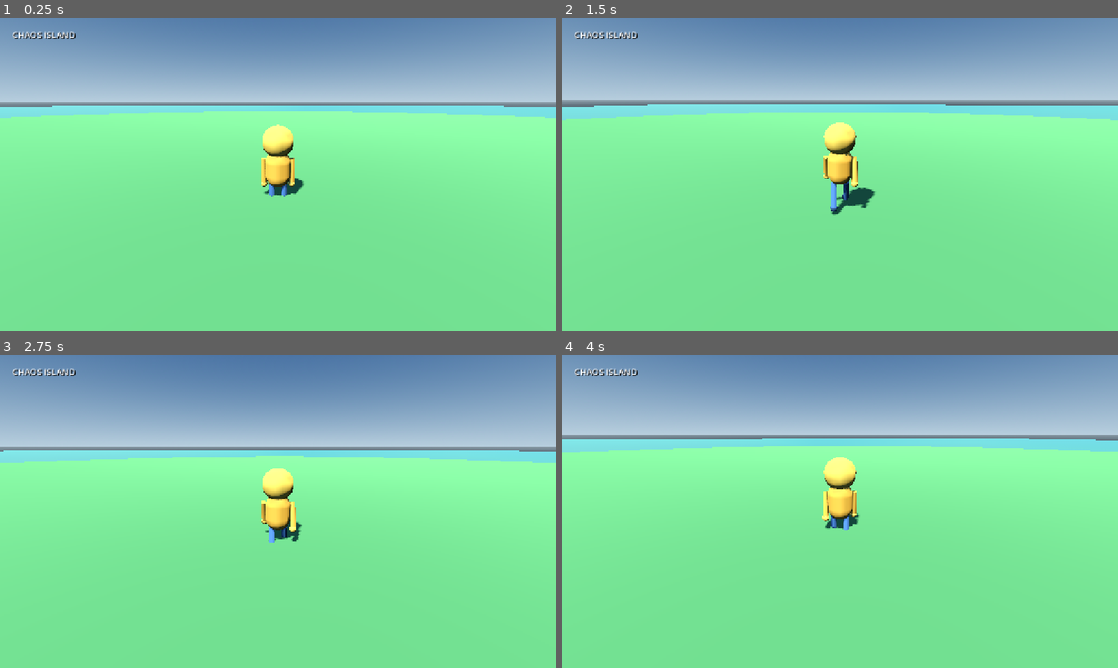
Above: before the commit, frames 1-4 (two rows, left to right).
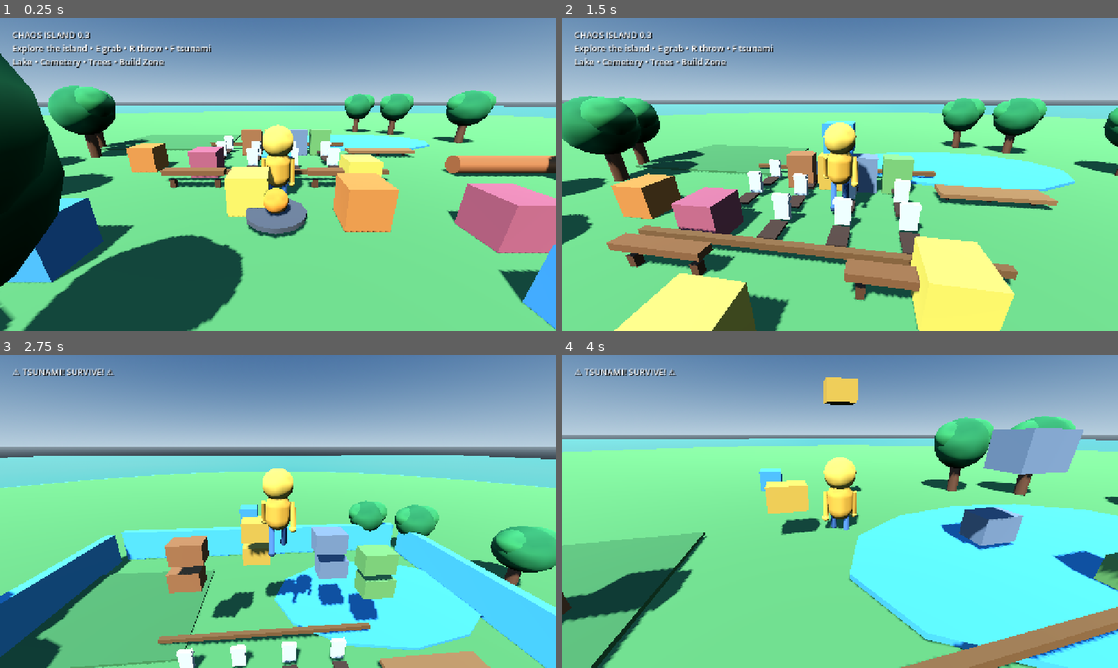
Above: after the commit, the same moments.

Repository: manojoffl-git/chaos-island-build
Game: Godot game, scene res://scenes/Main.tscn
Two runs of this game, one before a commit and one after it. Both use one fixed random seed, a clock stepped at 60 frames per second and the inputs below.
Inputs (mouse positions are in pixels of both pictures, inside the frame that each line leads up to):
- Up to frame 1 (0.25 s): no input
- Up to frame 2 (1.5 s): tap Enter at 0.5 s; move the mouse to (867, 174) at 0.52 s; hold W (move_forward) from 0.53 s (still down); tap E (grab) at 0.6 s; click (867, 174) at 0.67 s; tap Space (jump) at 0.77 s; move the mouse to (812, 174) at 1.27 s; tap R (throw) at 1.35 s
- Up to frame 3 (2.75 s): keep holding W (move_forward); tap Space (jump) at 1.52 s; move the mouse to (289, 505) at 2.02 s; tap F at 2.1 s
- Up to frame 4 (4 s): keep holding W (move_forward); move the mouse to (834, 517) at 2.77 s; tap E (grab) at 2.85 s; click (834, 517) at 2.92 s; tap Space (jump) at 3.02, 3.77 s; move the mouse to (878, 514) at 3.52 s; tap R (throw) at 3.6 s

The runs differ from the first frame. In frame 1, 38% of the frame differs, in the area x 0-100%, y 4-100%; in frame 2, 35%; in frame 3, 42%; in frame 4, 35%.
Error before the commit: Attempt to call function 'generate' in base 'null instance' on a null instance. (res://scripts/main.gd:20)

Commit message:
Stop runtime island generation and use permanent scene terrain

Diff:
--- a/scripts/main.gd
+++ b/scripts/main.gd
@@ -6,25 +6,18 @@
 var rng: RandomNumberGenerator = RandomNumberGenerator.new()
 var time_alive: float = 0.0
 var status_label: Label
-var island_generator: Node3D
 
 func _ready() -> void:
     rng.seed = 424242
     call_deferred("_initialize_world")
 
 func _initialize_world() -> void:
-    # Generate terrain and its collision before spawning physics objects.
-    # This prevents bodies from falling through the world during startup.
+    # The island is a permanent MeshInstance3D in Main.tscn.
+    # Nothing is generated at startup, so the terrain is always present.
     await get_tree().process_frame
-    island_generator = $IslandGenerator
-    island_generator.generate(self)
-    await get_tree().process_frame
-
-    # Put the player exactly on the generated terrain at the spawn point.
+
     var player: CharacterBody3D = $Player
-    var spawn_x: float = 0.0
-    var spawn_z: float = 6.0
-    player.global_position = Vector3(spawn_x, island_generator.height_at(spawn_x, spawn_z) + 0.08, spawn_z)
+    player.global_position = Vector3(0.0, terrain_height(0.0, 6.0) + 0.08, 6.0)
     player.velocity = Vector3.ZERO
 
     build_world()
@@ -75,13 +68,11 @@
     parent.add_child(node)
     return node
 
-func terrain_height(x: float, z: float) -> float:
-    if island_generator != null and island_generator.has_method("height_at"):
-        return island_generator.height_at(x, z)
-    return 0.0
+func terrain_height(_x: float, _z: float) -> float:
+    # The permanent island has a flat playable top at this height.
+    return 0.18
 
 func build_world() -> void:
-    # Terrain is generated first by IslandGenerator.
     build_lake()
     build_trees()
     build_cemetery()
@@ -89,6 +80,7 @@
     build_building_materials()
 
 func build_island() -> void:
+    # Island terrain is now a permanent MeshInstance3D in Main.tscn.
     pass
 
 func build_lake() -> void:
